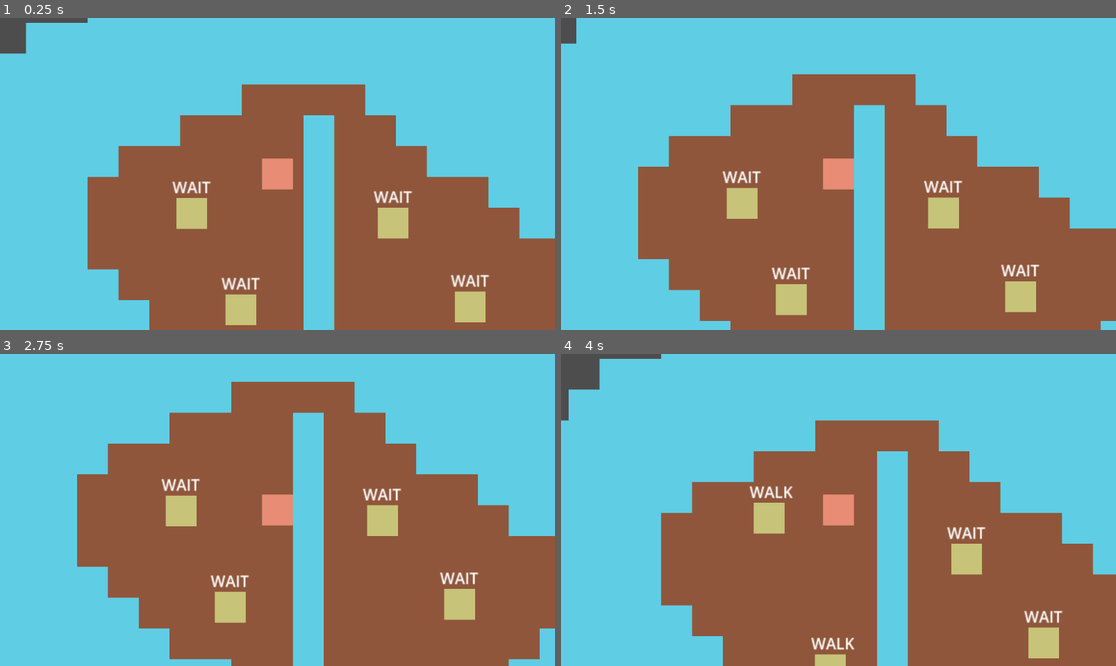
Above: before the commit, frames 1-4 (two rows, left to right).
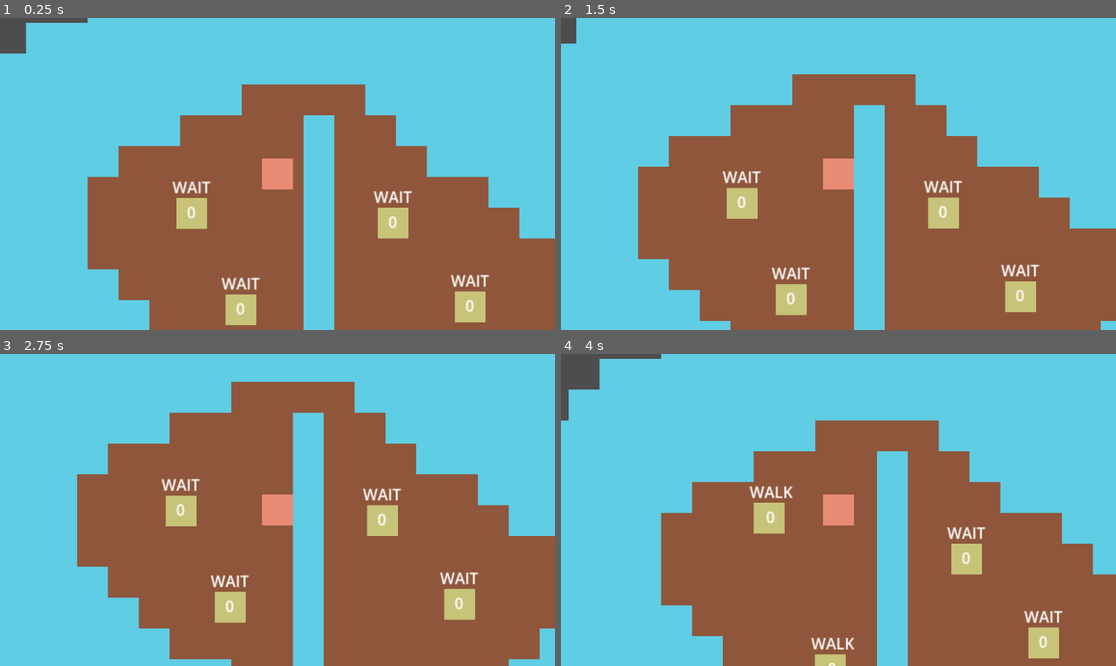
Above: after the commit, the same moments.

Repository: gentifa576/IslandSurvival
Game: Godot game, scene res://game_scene.tscn
Two runs of this game, one before a commit and one after it. Both use one fixed random seed, a clock stepped at 60 frames per second and the inputs below.
Inputs (mouse positions are in pixels of both pictures, inside the frame that each line leads up to):
- Up to frame 1 (0.25 s): no input
- Up to frame 2 (1.5 s): tap Enter at 0.5 s; move the mouse to (960, 158) at 0.52 s; hold Right (ui_right) 0.53-1.28 s; hold Space (Interact) 0.53-1.28 s; click (960, 158) at 0.67 s; move the mouse to (727, 189) at 1.27 s; hold Down (ui_down) from 1.28 s (still down); tap Space (Interact) at 1.35 s
- Up to frame 3 (2.75 s): move the mouse to (333, 441) at 2.02 s; release Down (ui_down) at 2.03 s; hold Right (ui_right) from 2.03 s (still down); hold Space (Interact) from 2.03 s (still down)
- Up to frame 4 (4 s): tap Enter at 2.75 s; move the mouse to (810, 572) at 2.77 s; release Right (ui_right) at 2.78 s; release Space (Interact) at 2.78 s; hold Up (ui_up) 2.78-3.53 s; tap Space (Interact) at 2.85 s; click (810, 572) at 2.92 s; move the mouse to (1005, 556) at 3.52 s; hold Left (ui_left) from 3.53 s (still down); hold Space (Interact) from 3.53 s (still down)

The runs differ from the first frame. In frame 1, 0.2% of the frame differs, in the area x 33-86%, y 60-96%; in frame 2, 0.2%; in frame 3, 0.2%; in frame 4, 0.1%.

Commit message:
Create relationship tracker

Diff:
--- a/Scenes/dialog_component.tscn
+++ b/Scenes/dialog_component.tscn
@@ -4,6 +4,7 @@
 
 [node name="DialogComponent" type="Node2D"]
 script = ExtResource("1_foamn")
+component_type = 2
 
 [node name="Container" type="MarginContainer" parent="."]
 anchors_preset = 15
--- a/Scenes/npc.tscn
+++ b/Scenes/npc.tscn
@@ -1,7 +1,8 @@
-[gd_scene load_steps=7 format=3 uid="uid://b5prxw020l8d3"]
+[gd_scene load_steps=8 format=3 uid="uid://b5prxw020l8d3"]
 
 [ext_resource type="PackedScene" uid="uid://cdvrudju6oo3f" path="res://Scenes/character.tscn" id="1_foj0a"]
 [ext_resource type="PackedScene" uid="uid://cnq1ux88qs10x" path="res://Scenes/auto_movement_component.tscn" id="2_ovrdj"]
+[ext_resource type="PackedScene" uid="uid://cvd4ox7np0pw3" path="res://Scenes/relationship_component.tscn" id="3_4kcfv"]
 [ext_resource type="PackedScene" uid="uid://4uqt0uve0510" path="res://Scenes/States/npc_waiting_state.tscn" id="4_o2g0w"]
 [ext_resource type="PackedScene" uid="uid://cb12vcailxu58" path="res://Scenes/States/npc_walking_state.tscn" id="5_2x36h"]
 [ext_resource type="Script" path="res://Scripts/Label.gd" id="5_3xpj3"]
@@ -17,12 +18,15 @@
 speed = 2000
 target = NodePath("../..")
 
+[node name="RelationshipComponent" parent="ComponentContainer" index="1" instance=ExtResource("3_4kcfv")]
+
 [node name="Label" type="Label" parent="StateManager" index="0"]
 z_index = 10
 offset_left = -20.0
 offset_top = -39.0
 offset_right = 20.0
 offset_bottom = -16.0
+horizontal_alignment = 1
 script = ExtResource("5_3xpj3")
 
 [node name="NPCWaitingState" parent="StateManager" index="1" instance=ExtResource("4_o2g0w")]
--- /dev/null
+++ b/Scenes/relationship_component.tscn
@@ -0,0 +1,7 @@
+[gd_scene load_steps=2 format=3 uid="uid://cvd4ox7np0pw3"]
+
+[ext_resource type="Script" path="res://Scripts/relationship_component.gd" id="1_tp2md"]
+
+[node name="RelationshipComponent" type="Node2D"]
+script = ExtResource("1_tp2md")
+component_type = 3
--- a/Scripts/Label.gd
+++ b/Scripts/Label.gd
@@ -8,5 +8,5 @@
 
 # Called every frame. 'delta' is the elapsed time since the previous frame.
 func _process(delta):
-	text = BaseState.States.keys()[get_parent().current_state]
+	text = BaseState.States.keys()[get_parent().current_state] + "\n" + str($"../../ComponentContainer/RelationshipComponent".relationship_tracker)
 	pass
--- a/Scripts/astar_pathfinding.gd
+++ b/Scripts/astar_pathfinding.gd
@@ -24,7 +24,8 @@
 
 func get_pathfind(start, end):
 	var path: PackedVector2Array = alg.get_point_path(id(start), id(end))
-	path.remove_at(0)
+	if (path.size() > 0):
+		path.remove_at(0)
 	return path
 
 func id(point):
--- a/Scripts/base_component.gd
+++ b/Scripts/base_component.gd
@@ -1,6 +1,9 @@
 extends Node
 class_name BaseComponent
 
+enum Components {MOVE, ANIMATE, DIALOG, RELATIONSHIP}
+
+@export var component_type: Components
 @export var target: Character
 
 func initialize():
--- a/Scripts/character.gd
+++ b/Scripts/character.gd
@@ -3,31 +3,27 @@
 
 @export var curr_world:World
 @onready var state_manager = $StateManager
-var components = []
+var components = {}
 
 func _ready():
 	for component in $ComponentContainer.get_children():
 		if component is BaseComponent:
 			component.target = self
 			component.initialize()
-#			call_deferred("component_initialize", component)
-			components.append(component)
+			if components.has(component.component_type):
+				assert(false, "Similar component found already")
+			components[component.component_type] = component
 
 	state_manager.start()
 
 func _process(delta):
-	for component in components:
+	for component in components.values():
 		component.component_process(delta)
 	state_manager.process(delta)
 	pass
 
 func _physics_process(delta):
-	for component in components:
+	for component in components.values():
 		component.component_physics_process(delta)
 	state_manager.physics_process(delta)
 	pass
-
-func component_initialize(component):
-	await get_tree().physics_frame
-
-	component.initialize()
--- a/Scripts/dialog_component.gd
+++ b/Scripts/dialog_component.gd
@@ -3,18 +3,15 @@
 
 signal close_dialog()
 signal start_dialog(target: Character)
-signal talk()
-signal gift()
 
 @export var dialog_raycast: RayCast2D
-var player
-var dialog_with
+var dialog_with: Character
+var dialog_with_component: RelationshipComponent
 
 func initialize():
 	if !get_tree().get_root().size_changed.is_connected(resize):
 		get_tree().get_root().size_changed.connect(resize)
 	resize()
-	player = target
 	dialog_with = null
 	self.visible = false
 	set_process_input(true)
@@ -30,26 +27,29 @@
 	close_dialog.emit()
 	initialize()
 	$Container/CloseButton.pressed.disconnect(_on_close_button_pressed)
+	$Container/InteractionContainer/TalkButton.pressed.disconnect(_on_talk_button_pressed)
+	$Container/InteractionContainer/GiftButton.pressed.disconnect(_on_gift_button_pressed)
 
 func _on_talk_button_pressed():
-	talk.emit()
+	dialog_with_component.increase_relationship(1)
 	pass # Replace with function body.
 
 func _on_gift_button_pressed():
-	gift.emit()
+	dialog_with_component.increase_relationship(2)
 	pass # Replace with function body.
 
 func _input(event):
 	if event.is_action_pressed("Interact") && dialog_raycast.is_colliding() && dialog_raycast.get_collider() is Character:
-		dialog_with = dialog_raycast.get_collider()
-		self.visible = true
-		start_dialog.emit(dialog_with)
-		set_process_input(false)
-		$Container/CloseButton.pressed.connect(_on_close_button_pressed)
-		$Container/InteractionContainer/TalkButton.pressed.connect(_on_talk_button_pressed)
-		$Container/InteractionContainer/GiftButton.pressed.connect(_on_gift_button_pressed)
+		if dialog_raycast.get_collider().components.has(BaseComponent.Components.RELATIONSHIP):
+			dialog_with = dialog_raycast.get_collider()
+			dialog_with_component = dialog_with.components[BaseComponent.Components.RELATIONSHIP]
+			self.visible = true
+			start_dialog.emit(dialog_with)
+			set_process_input(false)
+			$Container/CloseButton.pressed.connect(_on_close_button_pressed)
+			$Container/InteractionContainer/TalkButton.pressed.connect(_on_talk_button_pressed)
+			$Container/InteractionContainer/GiftButton.pressed.connect(_on_gift_button_pressed)
 
 func resize():
 	$Container.size = get_viewport().get_visible_rect().size / 2
 	$Container.position = $Container.size / 2 * -$Container.scale
-#	print($Container.size)
--- /dev/null
+++ b/Scripts/relationship_component.gd
@@ -0,0 +1,23 @@
+extends BaseComponent
+class_name RelationshipComponent
+
+@export var cap_relationship = 100
+@export var assist_threshold = 60
+@export var gift_threshold = 80
+var relationship_tracker: int:
+	set(val):
+		relationship_tracker = min(cap_relationship, val)
+
+func initialize():
+	relationship_tracker = 0
+	pass
+
+func component_process(delta):
+	pass
+
+func component_physics_process(delta):
+	pass
+
+func increase_relationship(val: int):
+	relationship_tracker += val
+	print(relationship_tracker)
